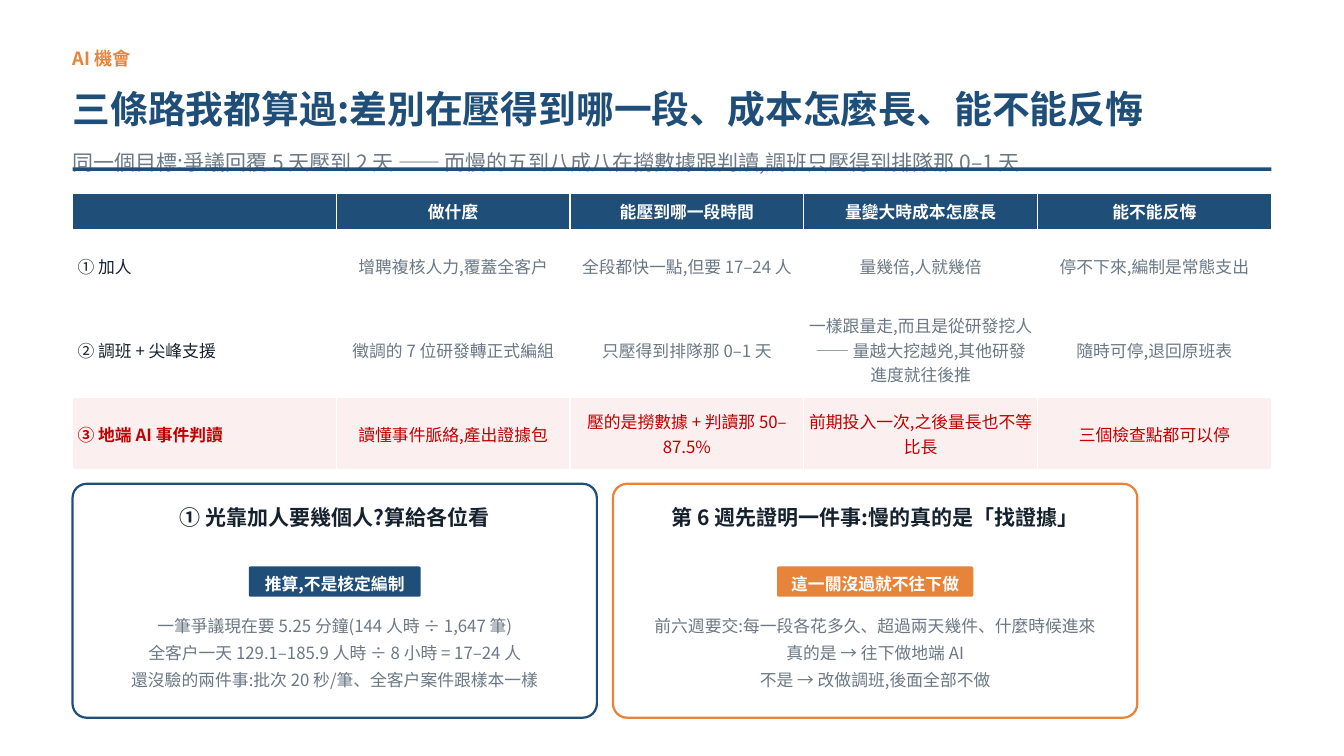
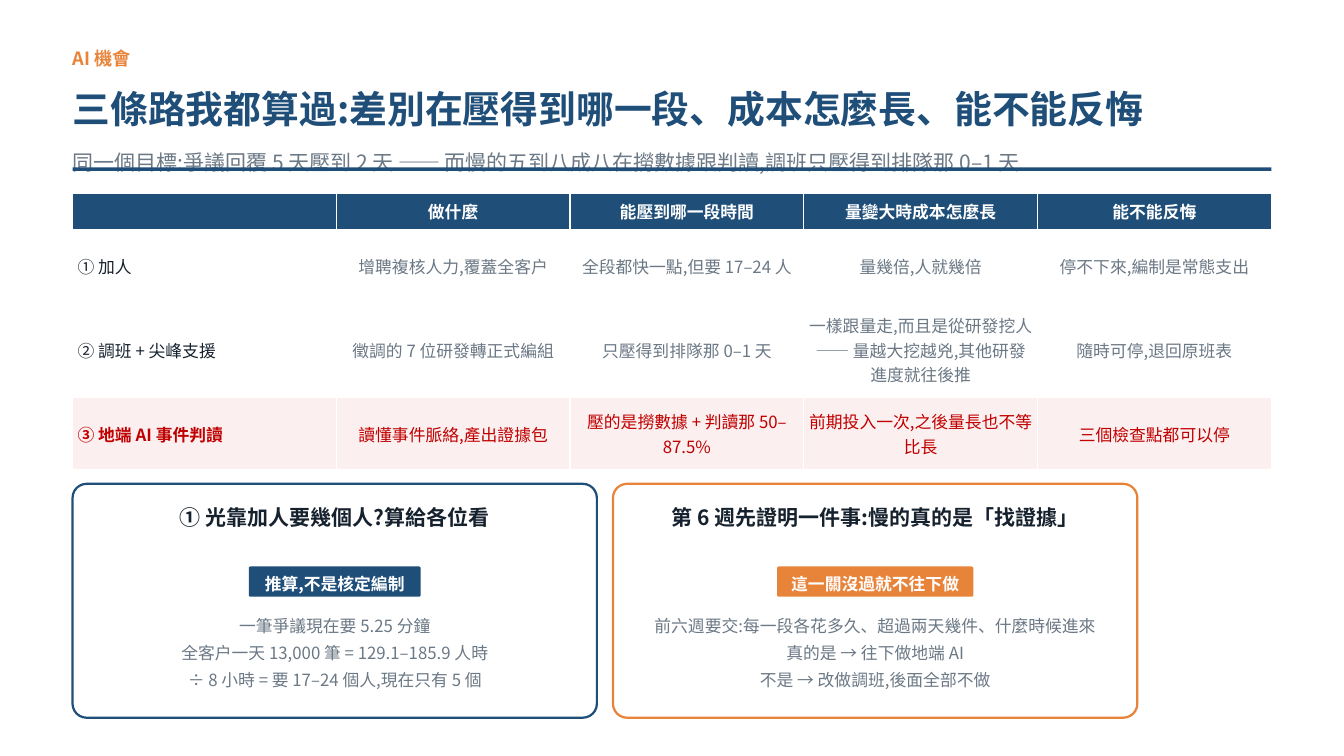
Before and after one commit to pokai-huang0828/UTS_workspace, a slide deck: slide 6 of Artificial Intelligence for Enterprises/Assessment3/Huang_26254793_421104_Assessment 3.pptx. Drawn at 1344x756 pixels with LibreOffice and Linux fonts; fonts in the diff are those of the drawing. Boxes give left, top, right and bottom in pixels: in the first picture for what was removed or moved away, otherwise in the second. Text is boxed around its words. In the diff, an @@ line names an element or a change of style, - is before the commit and + after.

```diff
--- a/Artificial Intelligence for Enterprises/Assessment3/Huang_26254793_421104_Assessment 3.pptx
+++ b/Artificial Intelligence for Enterprises/Assessment3/Huang_26254793_421104_Assessment 3.pptx
@@ text at [181, 618, 488, 689]: text changed @@
-一筆爭議現在要 5.25 分鐘(144 人時 ÷ 1,647 筆)
-全客戶一天 129.1–185.9 人時 ÷ 8 小時 = 17–24 人
-還沒驗的兩件事:批次 20 秒/筆、全客戶案件跟樣本一樣
+一筆爭議現在要 5.25 分鐘
+全客戶一天 13,000 筆 = 129.1–185.9 人時
+÷ 8 小時 = 要 17–24 個人,現在只有 5 個
```
Also in this commit, not shown: 5 other files.
